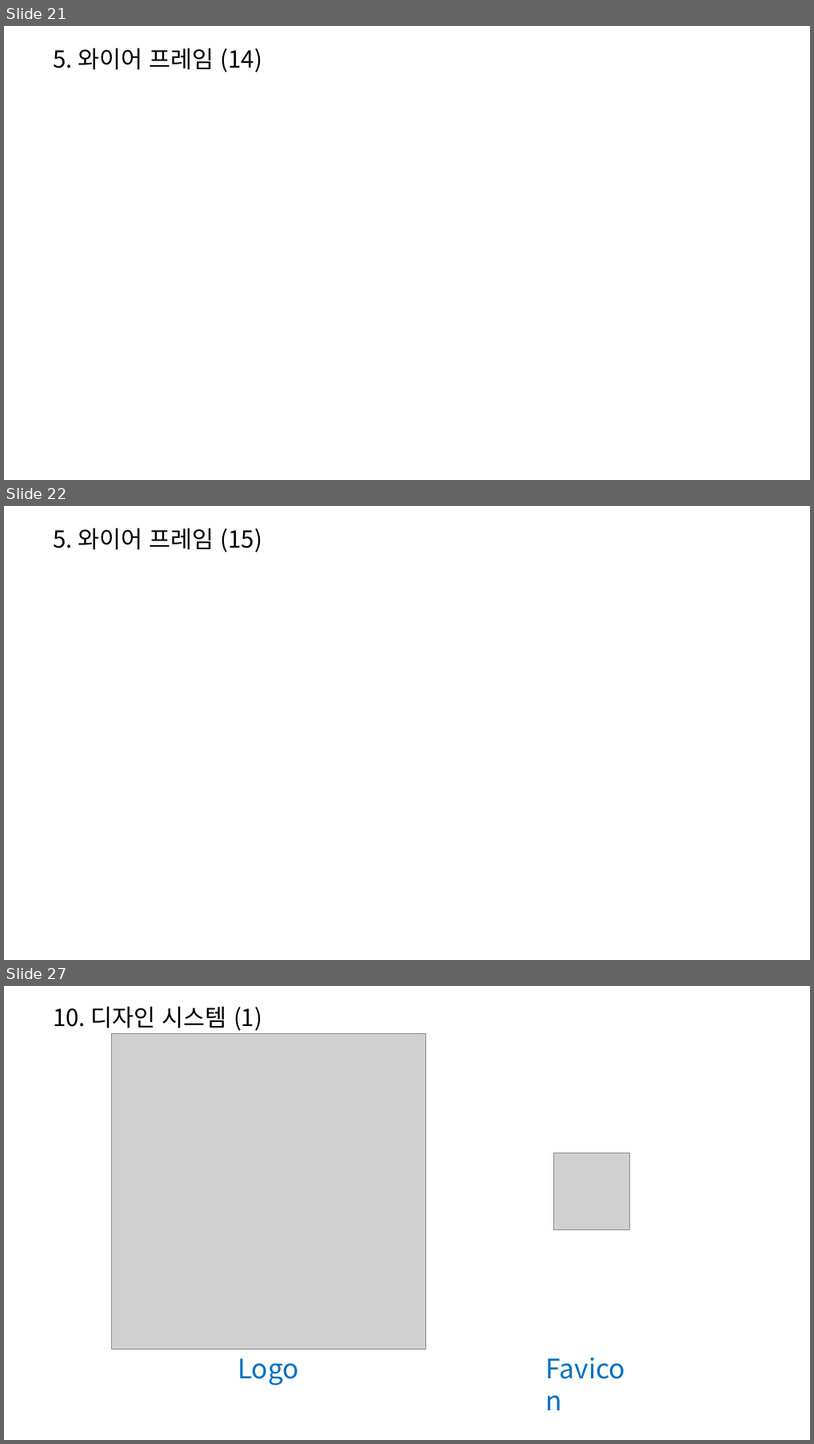
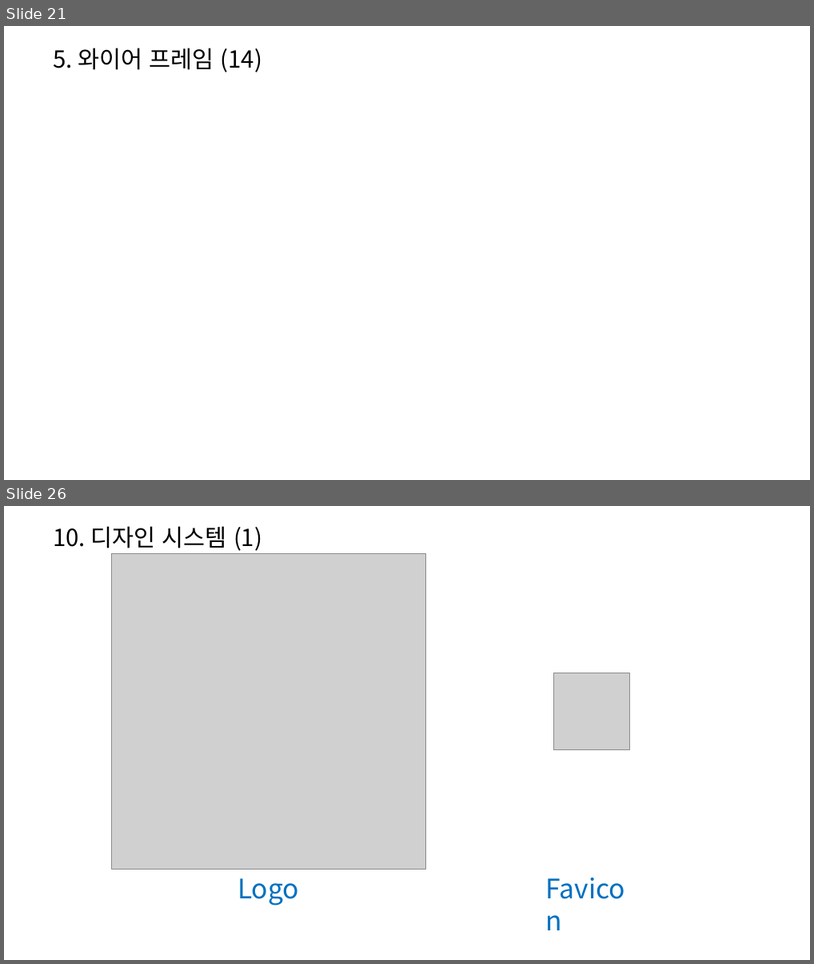
Before and after one commit to jo-dong/Github, a slide deck: document/화면 설계서_조동현.pptx. Shown one above the other, each under a label of ours: slides 21, 22 and 27 before the commit, slides 21 and 26 after it; the slides between them are not shown. The pictures are 814x1444 and 814x964 pixels, drawn with LibreOffice and Linux fonts; fonts in the diff are those of the drawing; grey boxes stand for pictures; background and template pictures are left out. Boxes give left, top, right and bottom in pixels: in the first picture for what was removed or moved away, otherwise in the second. Text is boxed around its words. In the diff, an @@ line names an element or a change of style, - is before the commit and + after.

```diff
--- a/document/화면 설계서_조동현.pptx
+++ b/document/화면 설계서_조동현.pptx
@@ slide 22 removed at (4,506,810,960), background picture (left out) @@
@@ text removed at (53,528,262,552) @@
-5. 와이어 프레임 (15)
@@ what was slide 27 is now slide 26 @@
```
Also in this commit, not shown: 6 slides changed, 14 slides added, 1 other file.
